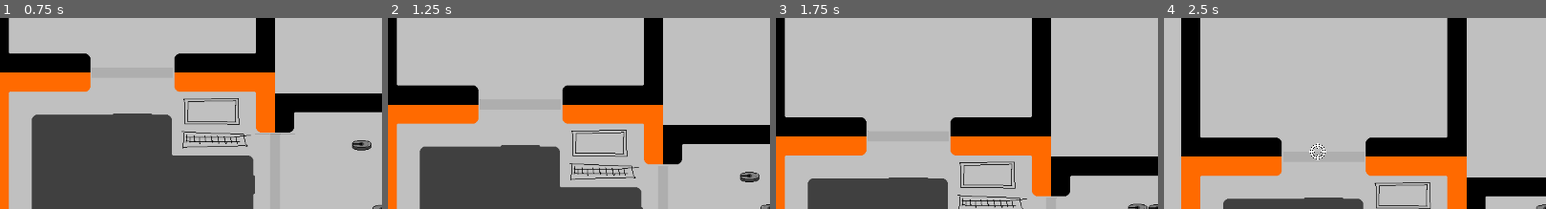
Above: before the commit, frames 1-4 (left to right).
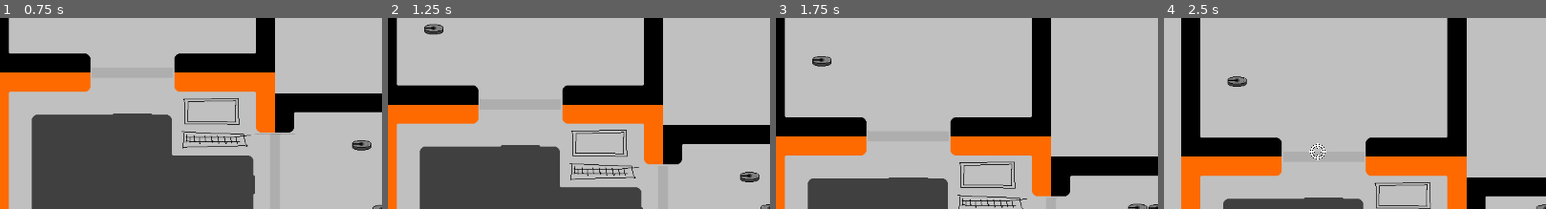
Above: after the commit, the same moments.

Repository: Black-Sheep-Studios/wire-hacking-robots
Game: Godot game, scene res://game.tscn
Same seed, same stepped clock (60 frames per second), same inputs: the game is played once before the commit and once after it. Sound files missing from this copy of the repository are replaced by a short silence.
Inputs (mouse positions are % of the whole screen's width and height, from its top left):
- Up to frame 1 (0.75 s): tap Enter at 0.5 s; move the mouse to (45, 70) at 0.52 s; hold W (move_up) from 0.53 s (still down); tap Space (primary_action) at 0.6 s
- Up to frame 2 (1.25 s): keep holding W (move_up)
- Up to frame 3 (1.75 s): keep holding W (move_up); move the mouse to (80, 65) at 1.27 s; tap E (secondary_action) at 1.35 s
- Up to frame 4 (2.5 s): move the mouse to (20, 35) at 2.02 s; release W (move_up) at 2.03 s; hold A (move_left) from 2.03 s (still down); tap Q (tertiary_action) at 2.1 s
The pictures show only the part of the screen within x 0-50%, y 0-50%; the shares and areas given below are measured in that part.

Frame 1 is identical in both runs. In frame 2, 0.3% of the frame differs, in the area x 9-15%, y 3-9%; in frame 3, 0.2%; in frame 4, 0.3%.

Commit message:
add security bot

Diff:
--- /dev/null
+++ b/assets/robot_stats/light_security_bot.tres
@@ -0,0 +1,18 @@
+[gd_resource type="Resource" script_class="RobotStats" load_steps=4 format=3 uid="uid://cm13fw1hfhos8"]
+
+[ext_resource type="AudioStream" uid="uid://cam681lj1fyfa" path="res://assets/sounds/metal_footstep.wav" id="1_0h1fw"]
+[ext_resource type="Script" path="res://game/robot/robot_stats.gd" id="2_xta4y"]
+[ext_resource type="SpriteFrames" uid="uid://dqo4br8tps0oc" path="res://assets/graphics/roomba_spritesheet.tres" id="3_o6buj"]
+
+[resource]
+script = ExtResource("2_xta4y")
+move_speed = 150
+hit_points = 20.0
+weaknesses = Array[int]([])
+resistances = Array[int]([])
+abilities = Array[int]([1, 0])
+move_sound = ExtResource("1_0h1fw")
+move_sound_type = 1
+sprite = ExtResource("3_o6buj")
+collider_radius = 15.0
+interact_reach_distance = 25.0
--- a/scenes/test/test_overworld.tscn
+++ b/scenes/test/test_overworld.tscn
@@ -11,14 +11,19 @@
 [ext_resource type="Texture2D" uid="uid://csdokh62dff2s" path="res://assets/graphics/crosshair.png" id="6_pftn8"]
 [ext_resource type="Script" path="res://game/player/cursor.gd" id="7_r5e4h"]
 [ext_resource type="PackedScene" path="res://scenes/test/tutorial_hack_scene.tscn" id="9_3afsu"]
+[ext_resource type="Script" path="res://game/world/weapons/weapon.gd" id="10_d3rmm"]
 [ext_resource type="Texture2D" uid="uid://84370kw6vytb" path="res://assets/graphics/computer.png" id="10_vai7r"]
 [ext_resource type="Script" path="res://game/world/hack.gd" id="11_0mbbn"]
+[ext_resource type="PackedScene" uid="uid://bk8r62r6huwgf" path="res://scenes/test/test_bullet_scene.tscn" id="11_232ms"]
+[ext_resource type="Script" path="res://game/world/weapons/weapon_stats.gd" id="12_sf1an"]
+[ext_resource type="AudioStream" uid="uid://g5h3yaek10gs" path="res://assets/sounds/kinetic.wav" id="12_uy21r"]
 [ext_resource type="Texture2D" uid="uid://dcjtykuw3jtsv" path="res://assets/graphics/tiles_v1.png" id="13_hvl28"]
 [ext_resource type="Script" path="res://game/robot/override_trigger.gd" id="14_gn8n4"]
 [ext_resource type="AudioStream" uid="uid://bbepisos6fv1" path="res://assets/sounds/door.wav" id="15_bounm"]
 [ext_resource type="Script" path="res://game/robot/robot_character.gd" id="15_xp0nl"]
 [ext_resource type="Resource" uid="uid://cdw0u0do5rqcy" path="res://assets/robot_stats/roomba.tres" id="16_71f40"]
 [ext_resource type="Resource" uid="uid://dtyfknspkowob" path="res://assets/robot_stats/cleaner_bot.tres" id="18_ncvcj"]
+[ext_resource type="Resource" uid="uid://cm13fw1hfhos8" path="res://assets/robot_stats/light_security_bot.tres" id="20_y78se"]
 
 [sub_resource type="TileSetAtlasSource" id="TileSetAtlasSource_peu7m"]
 texture = ExtResource("4_7625h")
@@ -349,6 +354,15 @@
 [sub_resource type="RectangleShape2D" id="RectangleShape2D_im05h"]
 size = Vector2(128, 16)
 
+[sub_resource type="Resource" id="Resource_qfanf"]
+script = ExtResource("12_sf1an")
+bullet_speed = 300.0
+fire_delay_seconds = 0.5
+damage = 10
+damage_type = 0
+bullet_scene = ExtResource("11_232ms")
+fire_sound = ExtResource("12_uy21r")
+
 [node name="TestOverworld" type="Node2D"]
 script = ExtResource("1_eur80")
 
@@ -463,3 +477,20 @@
 
 [node name="OverrideTrigger" type="Node" parent="CleanerBot"]
 script = ExtResource("14_gn8n4")
+
+[node name="LightSecurityBot" type="CharacterBody2D" parent="."]
+position = Vector2(120, -24)
+script = ExtResource("15_xp0nl")
+_stats = ExtResource("20_y78se")
+
+[node name="Hack" type="StaticBody2D" parent="LightSecurityBot" node_paths=PackedStringArray("success_triggers")]
+script = ExtResource("11_0mbbn")
+hack_scene = ExtResource("9_3afsu")
+success_triggers = [NodePath("../OverrideTrigger")]
+
+[node name="OverrideTrigger" type="Node" parent="LightSecurityBot"]
+script = ExtResource("14_gn8n4")
+
+[node name="Weapon" type="Node" parent="LightSecurityBot"]
+script = ExtResource("10_d3rmm")
+stats = SubResource("Resource_qfanf")
Not shown: 1 places in scenes/test/test_overworld.tscn that only renumber resources
